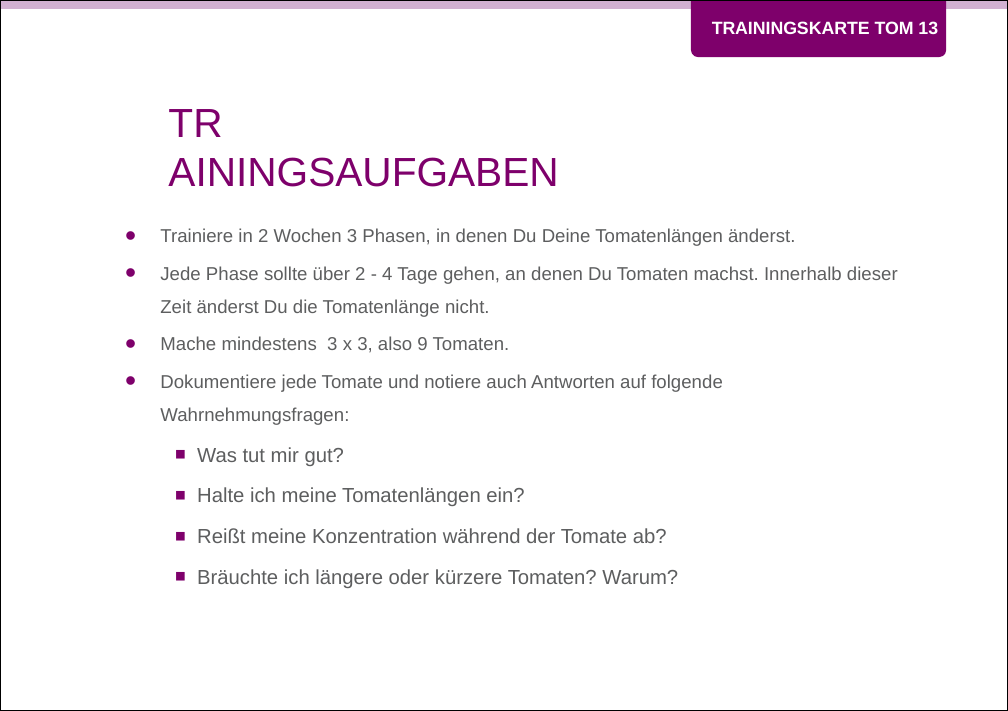
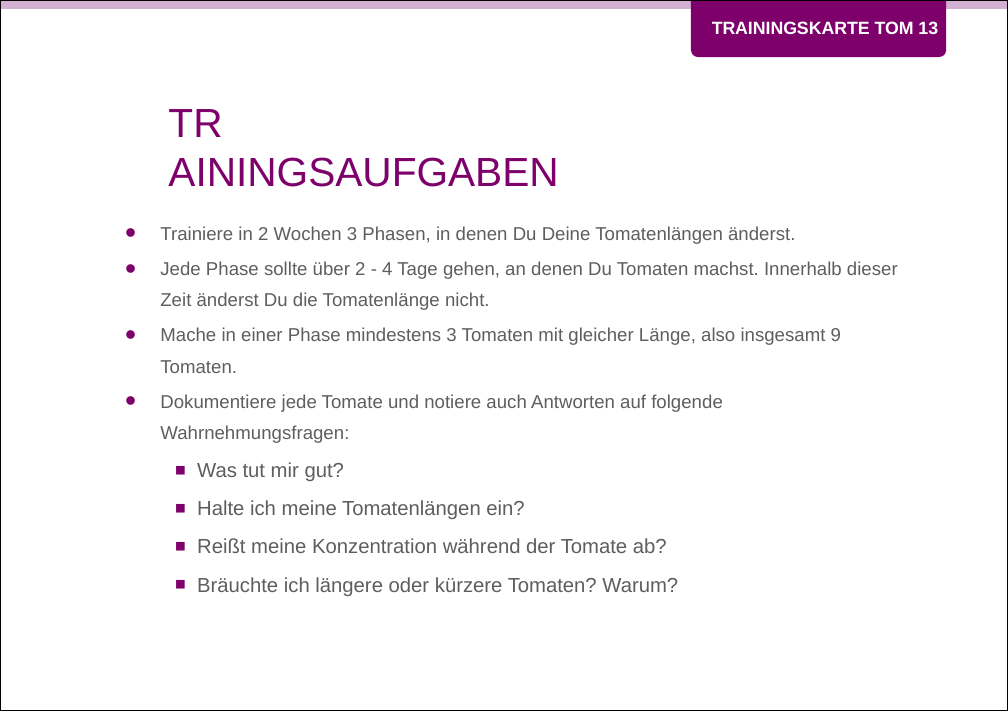
Before and after one commit to Teamtool/training-materials, a slide deck: slide 2 of music moves/Tomatoes (TOM)/ger/apprentice/ger_TOM_13_Spiele_mit_der_Zeit_MM_A.pptx. Drawn at 1008x711 pixels with LibreOffice and Linux fonts; fonts in the diff are those of the drawing; background and template pictures are left out. Boxes give left, top, right and bottom in pixels: in the first picture for what was removed or moved away, otherwise in the second. Text is boxed around its words. In the diff, an @@ line names an element or a change of style, - is before the commit and + after.

Commit message:
tom 13 überarbeitet

```diff
--- a/music moves/Tomatoes (TOM)/ger/apprentice/ger_TOM_13_Spiele_mit_der_Zeit_MM_A.pptx
+++ b/music moves/Tomatoes (TOM)/ger/apprentice/ger_TOM_13_Spiele_mit_der_Zeit_MM_A.pptx
@@ text at <box>160,226,898,596</box>: line spacing 1.5 to 1.4 @@
@@ text at <box>160,327,841,373</box>: text changed @@
-• Mache mindestens 3 x 3, also 9 Tomaten.
+• Mache in einer Phase mindestens 3 Tomaten mit gleicher Länge, also insgesamt 9 Tomaten.
```
